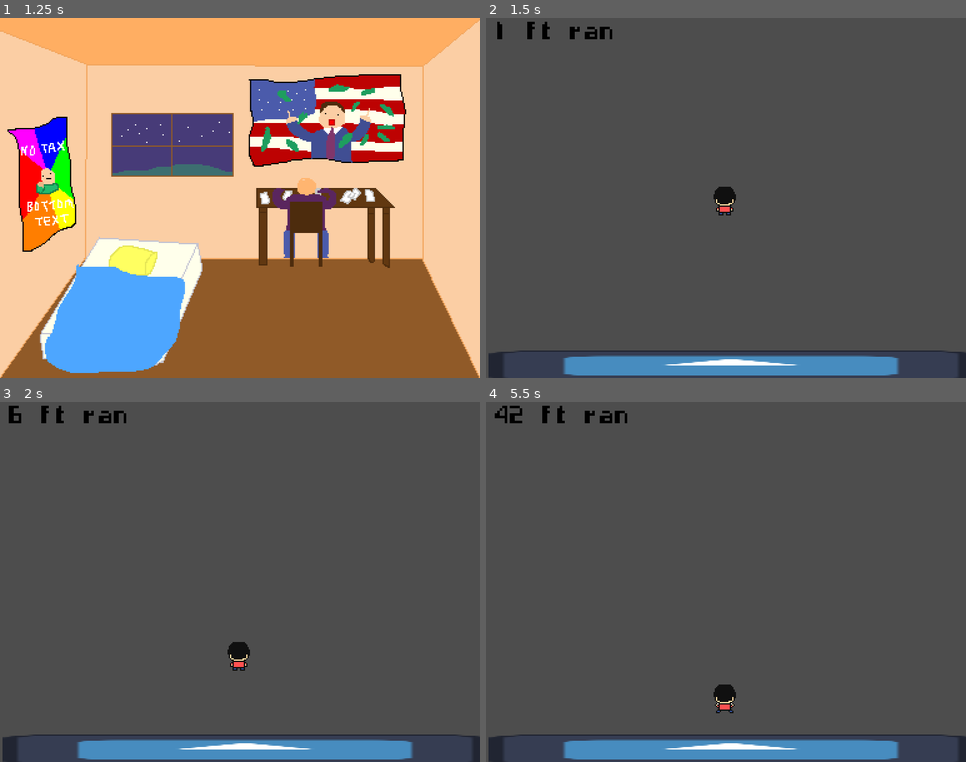
Above: before the commit, frames 1-4 (two rows, left to right).
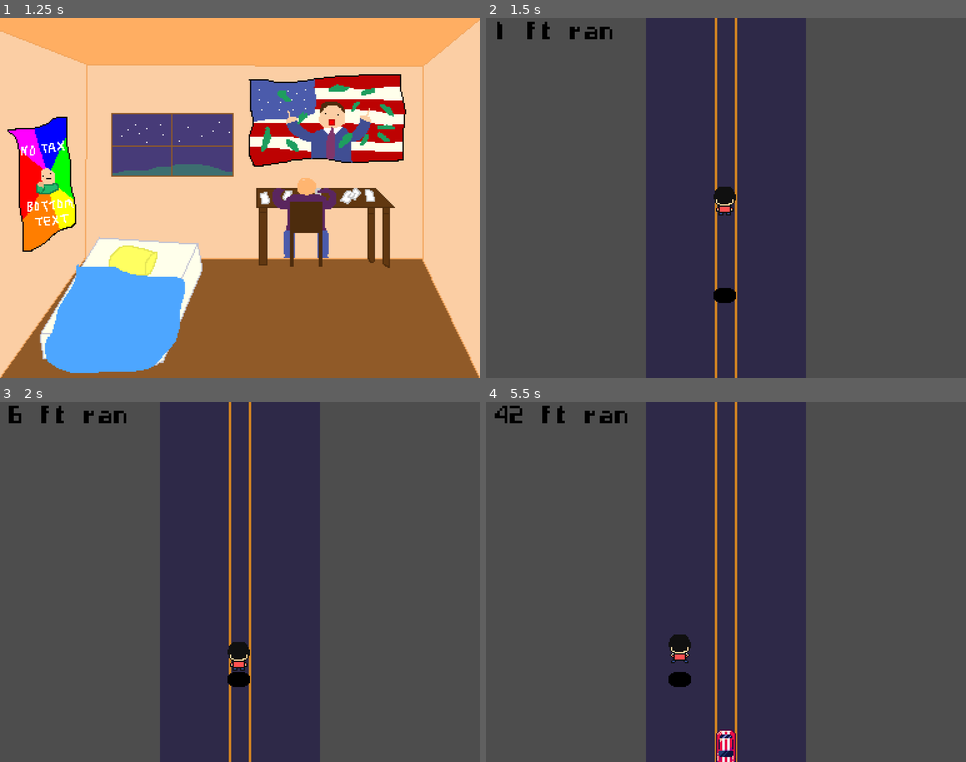
Above: after the commit, the same moments.

Repository: KaylaPuig/Hackabull-2023
Game: Godot game, scene res://Menu.tscn
Two runs of this game, one before a commit and one after it. Both use one fixed random seed, a clock stepped at 60 frames per second and the inputs below. The engine's default icon, where the game draws it, is replaced by a stand-in: a white triangle on a blue panel in a dark square.
Inputs:
- Up to frame 1 (1.25 s): tap Enter (ui_accept) at 0.5 s; hold Right (ui_right) from 0.53 s (still down); hold Enter (ui_accept) from 0.53 s (still down)
- Up to frame 2 (1.5 s): keep holding Right (ui_right); release Enter (ui_accept) at 1.28 s; tap Enter (ui_accept) at 1.35 s
- Up to frame 3 (2 s): keep holding Right (ui_right); tap Enter (ui_accept) at 1.52, 1.82 s
- Up to frame 4 (5.5 s): release Right (ui_right) at 2.03 s; hold Left (ui_left) 2.03-2.78 s; hold Enter (ui_accept) 2.03-2.78 s; hold Right (ui_right) 2.78-4.28 s; tap Enter (ui_accept) at 2.85, 3.02, 3.32, 4.35, 4.52, 4.82 s; hold Enter (ui_accept) 3.53-4.28 s; hold Left (ui_left) 4.28-5.03 s; hold Right (ui_right) from 5.03 s (still down); hold Enter (ui_accept) from 5.03 s (still down)

Frame 1 is identical in both runs. In frame 2, 35% of the frame differs, in the area x 0-100%, y 0-100%; in frame 3, 35%; in frame 4, 35%.

Commit message:
Now the game is functional

Diff:
--- /dev/null
+++ b/Barricade.gd
@@ -0,0 +1,20 @@
+extends Node2D
+
+# traffic cone, barricade 1 / 2, oil
+const BARRICADE_TYPES = ["cone", "barricade1", "barricade2", "oil"]
+const SPEED = 150
+
+func random_barricade():
+	barricade(randi() % 4)
+
+func barricade(ind):
+	$AnimatedSprite2D.play(BARRICADE_TYPES[ind % 4])
+
+# Called when the node enters the scene tree for the first time.
+func _ready():
+	pass # Replace with function body.
+
+
+# Called every frame. 'delta' is the elapsed time since the previous frame.
+func _process(delta):
+	position.y += SPEED * delta
--- /dev/null
+++ b/Barricade.tscn
@@ -0,0 +1,73 @@
+[gd_scene load_steps=12 format=3 uid="uid://c20llmj0ws0rb"]
+
+[ext_resource type="Script" path="res://Barricade.gd" id="1_ltnu0"]
+[ext_resource type="Texture2D" uid="uid://jaiegkja8i17" path="res://assets/Construction objects/Street baracade.png" id="2_0dopv"]
+[ext_resource type="Texture2D" uid="uid://bh0pmv05wu7m1" path="res://assets/Construction objects/Street baracade 2.png" id="3_fgrj8"]
+[ext_resource type="Texture2D" uid="uid://bwvorj66v1evf" path="res://assets/Construction objects/Traffic cone.png" id="4_rc5d8"]
+[ext_resource type="Texture2D" uid="uid://bylhboeboql7e" path="res://assets/Road hazards/Oil spill.png" id="5_gpehr"]
+
+[sub_resource type="AtlasTexture" id="AtlasTexture_docvo"]
+atlas = ExtResource("2_0dopv")
+region = Rect2(0, 0, 16, 16)
+
+[sub_resource type="AtlasTexture" id="AtlasTexture_dpy7n"]
+atlas = ExtResource("3_fgrj8")
+region = Rect2(0, 0, 16, 16)
+
+[sub_resource type="AtlasTexture" id="AtlasTexture_qj6eu"]
+atlas = ExtResource("4_rc5d8")
+region = Rect2(0, 0, 16, 16)
+
+[sub_resource type="AtlasTexture" id="AtlasTexture_fbn6t"]
+atlas = ExtResource("5_gpehr")
+region = Rect2(0, 0, 16, 16)
+
+[sub_resource type="SpriteFrames" id="SpriteFrames_o5yki"]
+animations = [{
+"frames": [{
+"duration": 1.0,
+"texture": SubResource("AtlasTexture_docvo")
+}],
+"loop": true,
+"name": &"barricade1",
+"speed": 5.0
+}, {
+"frames": [{
+"duration": 1.0,
+"texture": SubResource("AtlasTexture_dpy7n")
+}],
+"loop": true,
+"name": &"barricade2",
+"speed": 5.0
+}, {
+"frames": [{
+"duration": 1.0,
+"texture": SubResource("AtlasTexture_qj6eu")
+}],
+"loop": true,
+"name": &"cone",
+"speed": 5.0
+}, {
+"frames": [{
+"duration": 1.0,
+"texture": SubResource("AtlasTexture_fbn6t")
+}],
+"loop": true,
+"name": &"oil",
+"speed": 5.0
+}]
+
+[sub_resource type="RectangleShape2D" id="RectangleShape2D_sfb7t"]
+size = Vector2(16, 16)
+
+[node name="Barricade" type="Node2D"]
+script = ExtResource("1_ltnu0")
+
+[node name="AnimatedSprite2D" type="AnimatedSprite2D" parent="."]
+sprite_frames = SubResource("SpriteFrames_o5yki")
+animation = &"barricade1"
+
+[node name="Area2D" type="Area2D" parent="." groups=["floor"]]
+
+[node name="CollisionShape2D" type="CollisionShape2D" parent="Area2D"]
+shape = SubResource("RectangleShape2D_sfb7t")
--- /dev/null
+++ b/Car.gd
@@ -0,0 +1,20 @@
+extends Node2D
+
+const ANIMS = ["blue", "red", "grey", "red striped", "yellow"]
+const SPEED = 300.0
+
+func car_color(num):
+	$AnimatedSprite2D.play(ANIMS[num % 5])
+
+func random_car_color():
+	var num = abs(randi() % 5)
+	car_color(num)
+
+# Called when the node enters the scene tree for the first time.
+func _ready():
+	pass # Replace with function body.
+
+
+# Called every frame. 'delta' is the elapsed time since the previous frame.
+func _process(delta):
+	position.y += SPEED * delta
--- /dev/null
+++ b/Car.tscn
@@ -0,0 +1,86 @@
+[gd_scene load_steps=14 format=3 uid="uid://bdvi1jalykoyw"]
+
+[ext_resource type="Script" path="res://Car.gd" id="1_duj22"]
+[ext_resource type="Texture2D" uid="uid://ckwdjn6c3b15p" path="res://assets/Cars/Car blue/Car blue front.png" id="1_orf26"]
+[ext_resource type="Texture2D" uid="uid://bfjqx8rpyvrbs" path="res://assets/Cars/Car grey/Car grey front.png" id="2_yabrf"]
+[ext_resource type="Texture2D" uid="uid://bl6kkfi348t7i" path="res://assets/Cars/Car red/Car red front.png" id="3_x5vib"]
+[ext_resource type="Texture2D" uid="uid://gnl6yy0y478s" path="res://assets/Cars/Car red striped/Car red striped front.png" id="4_7wkxi"]
+[ext_resource type="Texture2D" uid="uid://bu2j851pxbk2y" path="res://assets/Cars/Car yellow/Car yellow front.png" id="5_4wp4d"]
+
+[sub_resource type="AtlasTexture" id="AtlasTexture_f0qlv"]
+atlas = ExtResource("1_orf26")
+region = Rect2(0, 0, 32, 32)
+
+[sub_resource type="AtlasTexture" id="AtlasTexture_0tgkl"]
+atlas = ExtResource("2_yabrf")
+region = Rect2(0, 0, 32, 32)
+
+[sub_resource type="AtlasTexture" id="AtlasTexture_yv81v"]
+atlas = ExtResource("3_x5vib")
+region = Rect2(0, 0, 32, 32)
+
+[sub_resource type="AtlasTexture" id="AtlasTexture_1wyen"]
+atlas = ExtResource("4_7wkxi")
+region = Rect2(0, 0, 32, 32)
+
+[sub_resource type="AtlasTexture" id="AtlasTexture_bxbfp"]
+atlas = ExtResource("5_4wp4d")
+region = Rect2(0, 0, 32, 32)
+
+[sub_resource type="SpriteFrames" id="SpriteFrames_c04gc"]
+animations = [{
+"frames": [{
+"duration": 1.0,
+"texture": SubResource("AtlasTexture_f0qlv")
+}],
+"loop": true,
+"name": &"blue",
+"speed": 5.0
+}, {
+"frames": [{
+"duration": 1.0,
+"texture": SubResource("AtlasTexture_0tgkl")
+}],
+"loop": true,
+"name": &"grey",
+"speed": 5.0
+}, {
+"frames": [{
+"duration": 1.0,
+"texture": SubResource("AtlasTexture_yv81v")
+}],
+"loop": true,
+"name": &"red",
+"speed": 5.0
+}, {
+"frames": [{
+"duration": 1.0,
+"texture": SubResource("AtlasTexture_1wyen")
+}],
+"loop": true,
+"name": &"red striped",
+"speed": 5.0
+}, {
+"frames": [{
+"duration": 1.0,
+"texture": SubResource("AtlasTexture_bxbfp")
+}],
+"loop": true,
+"name": &"yellow",
+"speed": 5.0
+}]
+
+[sub_resource type="RectangleShape2D" id="RectangleShape2D_unofn"]
+size = Vector2(16, 32)
+
+[node name="Car" type="Node2D"]
+script = ExtResource("1_duj22")
+
+[node name="AnimatedSprite2D" type="AnimatedSprite2D" parent="."]
+sprite_frames = SubResource("SpriteFrames_c04gc")
+animation = &"blue"
+
+[node name="Area2D" type="Area2D" parent="." groups=["floor"]]
+
+[node name="CollisionShape2D" type="CollisionShape2D" parent="Area2D"]
+shape = SubResource("RectangleShape2D_unofn")
--- /dev/null
+++ b/Construction Idiots.gd
@@ -0,0 +1,12 @@
+extends Node2D
+
+const SPEED = 150
+
+# Called when the node enters the scene tree for the first time.
+func _ready():
+	pass # Replace with function body.
+
+
+# Called every frame. 'delta' is the elapsed time since the previous frame.
+func _process(delta):
+	position.y += SPEED * delta
--- /dev/null
+++ b/Construction Idiots.tscn
@@ -0,0 +1,89 @@
+[gd_scene load_steps=12 format=3 uid="uid://c6f1ugi6s5m1t"]
+
+[ext_resource type="Script" path="res://Construction Idiots.gd" id="1_03142"]
+[ext_resource type="Texture2D" uid="uid://clx7m4g7kpbrv" path="res://assets/construction men with pole.png" id="1_lodyl"]
+
+[sub_resource type="AtlasTexture" id="AtlasTexture_ncps1"]
+atlas = ExtResource("1_lodyl")
+region = Rect2(64, 32, 32, 32)
+
+[sub_resource type="AtlasTexture" id="AtlasTexture_xmuda"]
+atlas = ExtResource("1_lodyl")
+region = Rect2(32, 32, 32, 32)
+
+[sub_resource type="SpriteFrames" id="SpriteFrames_srub1"]
+animations = [{
+"frames": [{
+"duration": 1.0,
+"texture": SubResource("AtlasTexture_ncps1")
+}, {
+"duration": 1.0,
+"texture": SubResource("AtlasTexture_xmuda")
+}],
+"loop": true,
+"name": &"default",
+"speed": 5.0
+}]
+
+[sub_resource type="AtlasTexture" id="AtlasTexture_s158x"]
+atlas = ExtResource("1_lodyl")
+region = Rect2(32, 32, 32, 32)
+
+[sub_resource type="AtlasTexture" id="AtlasTexture_rxpnf"]
+atlas = ExtResource("1_lodyl")
+region = Rect2(64, 32, 32, 32)
+
+[sub_resource type="SpriteFrames" id="SpriteFrames_oaggj"]
+animations = [{
+"frames": [{
+"duration": 1.0,
+"texture": SubResource("AtlasTexture_s158x")
+}, {
+"duration": 1.0,
+"texture": SubResource("AtlasTexture_rxpnf")
+}],
+"loop": true,
+"name": &"default",
+"speed": 5.0
+}]
+
+[sub_resource type="AtlasTexture" id="AtlasTexture_op4mv"]
+atlas = ExtResource("1_lodyl")
+region = Rect2(0, 0, 64, 32)
+
+[sub_resource type="SpriteFrames" id="SpriteFrames_sgttm"]
+animations = [{
+"frames": [{
+"duration": 1.0,
+"texture": SubResource("AtlasTexture_op4mv")
+}],
+"loop": true,
+"name": &"default",
+"speed": 5.0
+}]
+
+[sub_resource type="RectangleShape2D" id="RectangleShape2D_i2k2f"]
+size = Vector2(40, 24)
+
+[node name="Construction Idiots" type="Node2D"]
+script = ExtResource("1_03142")
+
+[node name="C1" type="AnimatedSprite2D" parent="."]
+position = Vector2(16, 2.08165e-12)
+sprite_frames = SubResource("SpriteFrames_srub1")
+autoplay = "default"
+
+[node name="C2" type="AnimatedSprite2D" parent="."]
+position = Vector2(-16, 2.08165e-12)
+sprite_frames = SubResource("SpriteFrames_oaggj")
+autoplay = "default"
+
+[node name="Bar" type="AnimatedSprite2D" parent="."]
+position = Vector2(2.08165e-12, -22)
+sprite_frames = SubResource("SpriteFrames_sgttm")
+autoplay = "default"
+
+[node name="Area2D" type="Area2D" parent="." groups=["ceil"]]
+
+[node name="CollisionShape2D" type="CollisionShape2D" parent="Area2D"]
+shape = SubResource("RectangleShape2D_i2k2f")
--- /dev/null
+++ b/Obstacle Spawner.gd
@@ -0,0 +1,57 @@
+extends Node2D
+
+const MIN_TIME = 0.25
+const MAX_TIME = 1.5
+const LANE_WIDTH = 36.0 # keep this in sync with player!
+
+var living_obstacles = []
+var elapsed = 0.0
+var cur_rand_time = 0.0
+
+func next_random_time():
+	return randf() * (MAX_TIME - MIN_TIME) + MIN_TIME
+
+# Called when the node enters the scene tree for the first time.
+func _ready():
+	cur_rand_time = next_random_time()
+
+# Called every frame. 'delta' is the elapsed time since the previous frame.
+func _process(delta):
+	if elapsed >= cur_rand_time:
+		elapsed -= cur_rand_time
+		cur_rand_time = next_random_time()
+		spawn_random_obstacle()
+
+	for obs in living_obstacles:
+		if obs.position.y > 200:
+			remove_child(obs)
+	print(get_child_count())
+	elapsed += delta
+
+func spawn_random_obstacle():
+	var outcome = randf()
+	var lane = (randi() % 3) - 1
+	if outcome < 0.54:
+		var child = load("res://Car.tscn").instantiate()
+		child.position.x = lane * LANE_WIDTH
+		child.position.y = -176
+		child.random_car_color()
+		add_child(child)
+		living_obstacles.append(child)
+	elif outcome < 0.81:
+		var child = load("res://Barricade.tscn").instantiate()
+		child.position.x = lane * LANE_WIDTH
+		child.position.y = -176
+		child.random_barricade()
+		add_child(child)
+		living_obstacles.append(child)
+	else:
+		var child = load("res://Construction Idiots.tscn").instantiate()
+		child.position.x = lane * LANE_WIDTH
+		child.position.y = -176
+		add_child(child)
+		living_obstacles.append(child)
+
+func murder_all_offspring():
+	for child in get_children():
+		remove_child(child)
--- a/Player.gd
+++ b/Player.gd
@@ -1,4 +1,8 @@
 extends CharacterBody2D
+
+var dead = false
+var avoiding_floor_objects = false
+var avoiding_ceiling_objects = false
 
 var lane = 0
 var start_slide = false
@@ -7,18 +11,22 @@
 
 const LANE_MIN = -1
 const LANE_MAX = 1
-const LANE_DIST = 32.0
-const SPEED = 300.0
+const LANE_DIST = 36.0
+const SPEED = 150.0
 const GRAVITY = 300.0
-const JUMPHEIGHT = 150.0
+const JUMPHEIGHT = 120.0
 
 func _ready():
 	$Animations.play("standing")
 
 func _physics_process(delta):
-	if not sliding and Input.is_action_just_pressed("ui_right"):
+	if dead:
+		$Animations.play("standing")
+		return
+
+	if is_on_floor() and not sliding and Input.is_action_just_pressed("ui_right"):
 		lane += 1
-	if not sliding and Input.is_action_just_pressed("ui_left"):
+	if is_on_floor() and not sliding and Input.is_action_just_pressed("ui_left"):
 		lane -= 1
 	if is_on_floor() and not sliding and Input.is_action_just_pressed("ui_down"):
 		start_slide = true
@@ -33,15 +41,10 @@
 		$Animations.play("slide")
 
 	if sliding:
-		$CollisionRect.disabled = true
-		$CollisionSlidingRect.disabled = false
 		sliding_elapsed += delta
 		if sliding_elapsed > 0.67:
 			sliding = false
 			sliding_elapsed = 0.0
-	else:
-		$CollisionRect.disabled = false
-		$CollisionSlidingRect.disabled = true
 
 	# clamp lane value
 	if lane < LANE_MIN:
@@ -64,3 +67,13 @@
 	velocity.y += GRAVITY * delta
 
 	move_and_slide()
+
+	avoiding_ceiling_objects = sliding
+	avoiding_floor_objects = not is_on_floor()
+
+
+func _on_deathbox_area_entered(area):
+	if area.is_in_group("floor") and not avoiding_floor_objects:
+		dead = true
+	if area.is_in_group("ceil") and not avoiding_ceiling_objects:
+		dead = true
--- a/Player.tscn
+++ b/Player.tscn
@@ -94,25 +94,27 @@
 "speed": 6.0
 }]
 
-[sub_resource type="RectangleShape2D" id="RectangleShape2D_q5xrm"]
+[sub_resource type="RectangleShape2D" id="RectangleShape2D_yo3u4"]
 size = Vector2(20, 24)
 
-[sub_resource type="RectangleShape2D" id="RectangleShape2D_7lem3"]
-size = Vector2(20, 16)
+[sub_resource type="RectangleShape2D" id="RectangleShape2D_4ie7c"]
+size = Vector2(20, 9)
 
 [node name="Player" type="CharacterBody2D"]
 script = ExtResource("1_v82tr")
 
 [node name="Animations" type="AnimatedSprite2D" parent="."]
 sprite_frames = SubResource("SpriteFrames_3e5je")
-animation = &"slide"
-frame_progress = 0.00529794
+animation = &"jump"
 
 [node name="CollisionRect" type="CollisionShape2D" parent="."]
 position = Vector2(-1, 0)
-shape = SubResource("RectangleShape2D_q5xrm")
+shape = SubResource("RectangleShape2D_yo3u4")
 
-[node name="CollisionSlidingRect" type="CollisionShape2D" parent="."]
-position = Vector2(-1, 4)
-shape = SubResource("RectangleShape2D_7lem3")
-disabled = true
+[node name="Deathbox" type="Area2D" parent="."]
+
+[node name="CollisionRect2" type="CollisionShape2D" parent="Deathbox"]
+position = Vector2(-1, 7.5)
+shape = SubResource("RectangleShape2D_4ie7c")
+
+[connection signal="area_entered" from="Deathbox" to="." method="_on_deathbox_area_entered"]
--- a/Run.gd
+++ b/Run.gd
@@ -15,7 +15,11 @@
 
 # Called every frame. 'delta' is the elapsed time since the previous frame.
 func _process(delta):
+	if $Player.dead:
+		$"Obstacle Spawner".murder_all_offspring()
+		return
 	var str_display = ""
 	str_display += str(get_feet_traveled())
 	str_display += " ft ran"
 	$"Camera2D/Distance Display".set_desired_string(str_display)
+	$"Player Shadow".position.x = $Player.position.x
--- a/Run.tscn
+++ b/Run.tscn
@@ -1,11 +1,21 @@
-[gd_scene load_steps=6 format=3 uid="uid://b6m3myocy3rce"]
+[gd_scene load_steps=11 format=3 uid="uid://b6m3myocy3rce"]
 
 [ext_resource type="Script" path="res://Run.gd" id="1_7gxrf"]
 [ext_resource type="PackedScene" uid="uid://cx173mivxq2qh" path="res://Player.tscn" id="2_h4su4"]
-[ext_resource type="Texture2D" uid="uid://c5d1l18bem7ea" path="res://icon.svg" id="3_yadts"]
+[ext_resource type="Texture2D" uid="uid://5ecntrh0ekrb" path="res://assets/player/player_shadow.png" id="3_jq4mk"]
+[ext_resource type="Texture2D" uid="uid://bp60fw4ojrsug" path="res://assets/markless_road.png" id="3_v0muw"]
+[ext_resource type="Texture2D" uid="uid://d2xnlfx6qau8u" path="res://assets/Road lines/Road lines orange full.png" id="4_frfqo"]
+[ext_resource type="Script" path="res://Obstacle Spawner.gd" id="4_mlmck"]
 [ext_resource type="Script" path="res://Distance Display.gd" id="4_nbyl5"]
 
 [sub_resource type="WorldBoundaryShape2D" id="WorldBoundaryShape2D_aw8fr"]
+
+[sub_resource type="TileSetAtlasSource" id="TileSetAtlasSource_rsu4j"]
+texture = ExtResource("4_frfqo")
+0:0/0 = 0
+
+[sub_resource type="TileSet" id="TileSet_o3d6x"]
+sources/2 = SubResource("TileSetAtlasSource_rsu4j")
 
 [node name="Run" type="Node2D"]
 script = ExtResource("1_7gxrf")
@@ -13,13 +23,25 @@
 [node name="invisible floor" type="StaticBody2D" parent="."]
 
 [node name="CollisionShape2D" type="CollisionShape2D" parent="invisible floor"]
-position = Vector2(-1, 122)
+position = Vector2(-1, 80)
 shape = SubResource("WorldBoundaryShape2D_aw8fr")
 
-[node name="Sprite2D" type="Sprite2D" parent="invisible floor"]
-position = Vector2(3.50001, 133.5)
-scale = Vector2(3.02344, 0.195312)
-texture = ExtResource("3_yadts")
+[node name="Infinite Road" type="Node2D" parent="."]
+
+[node name="Asphalt" type="Sprite2D" parent="Infinite Road"]
+texture = ExtResource("3_v0muw")
+
+[node name="TileMap" type="TileMap" parent="Infinite Road"]
+tile_set = SubResource("TileSet_o3d6x")
+format = 2
+layer_0/tile_data = PackedInt32Array(262143, 2, 0, 196608, 2, 0, 131072, 2, 0, 196607, 2, 0, 131071, 2, 0, 65536, 2, 0, 0, 2, 0, 65535, 2, 0, -65536, 2, 0, -1, 2, 0, -65537, 2, 0, -131072, 2, 0, -131073, 2, 0, -196608, 2, 0, -262144, 2, 0, -196609, 2, 0, -262145, 2, 0, -327680, 2, 0, -393216, 2, 0, -327681, 2, 0, -393217, 2, 0, -458752, 2, 0, -524288, 2, 0, -458753, 2, 0, -589824, 2, 0, -524289, 2, 0, 327679, 2, 0, 262144, 2, 0, 327680, 2, 0, 393215, 2, 0, 458751, 2, 0, 393216, 2, 0, 524287, 2, 0, 458752, 2, 0, 524288, 2, 0, 589823, 2, 0)
+
+[node name="Player Shadow" type="Sprite2D" parent="."]
+position = Vector2(2.08165e-12, 68)
+texture = ExtResource("3_jq4mk")
+
+[node name="Obstacle Spawner" type="Node2D" parent="."]
+script = ExtResource("4_mlmck")
 
 [node name="Player" parent="." instance=ExtResource("2_h4su4")]
 
--- a/project.godot
+++ b/project.godot
@@ -21,6 +21,17 @@
 window/size/viewport_height=288
 window/stretch/mode="viewport"
 
+[input]
+
+ui_accept={
+"deadzone": 0.5,
+"events": [Object(InputEventKey,"resource_local_to_scene":false,"resource_name":"","device":0,"window_id":0,"alt_pressed":false,"shift_pressed":false,"ctrl_pressed":false,"meta_pressed":false,"pressed":false,"keycode":4194309,"physical_keycode":0,"key_label":0,"unicode":4194309,"echo":false,"script":null)
+, Object(InputEventKey,"resource_local_to_scene":false,"resource_name":"","device":0,"window_id":0,"alt_pressed":false,"shift_pressed":false,"ctrl_pressed":false,"meta_pressed":false,"pressed":false,"keycode":4194310,"physical_keycode":0,"key_label":0,"unicode":4194310,"echo":false,"script":null)
+, Object(InputEventKey,"resource_local_to_scene":false,"resource_name":"","device":0,"window_id":0,"alt_pressed":false,"shift_pressed":false,"ctrl_pressed":false,"meta_pressed":false,"pressed":false,"keycode":32,"physical_keycode":0,"key_label":0,"unicode":32,"echo":false,"script":null)
+, Object(InputEventJoypadButton,"resource_local_to_scene":false,"resource_name":"","device":-1,"button_index":0,"pressure":0.0,"pressed":false,"script":null)
+]
+}
+
 [rendering]
 
 2d/snap/snap_2d_transforms_to_pixel=true
Binary file changed: assets/construction men with pole.png
Binary file added: assets/markless_road.png
Binary file added: assets/player/player_shadow.png
Not shown, changed: .DS_Store
Not shown, changed: assets/.DS_Store
